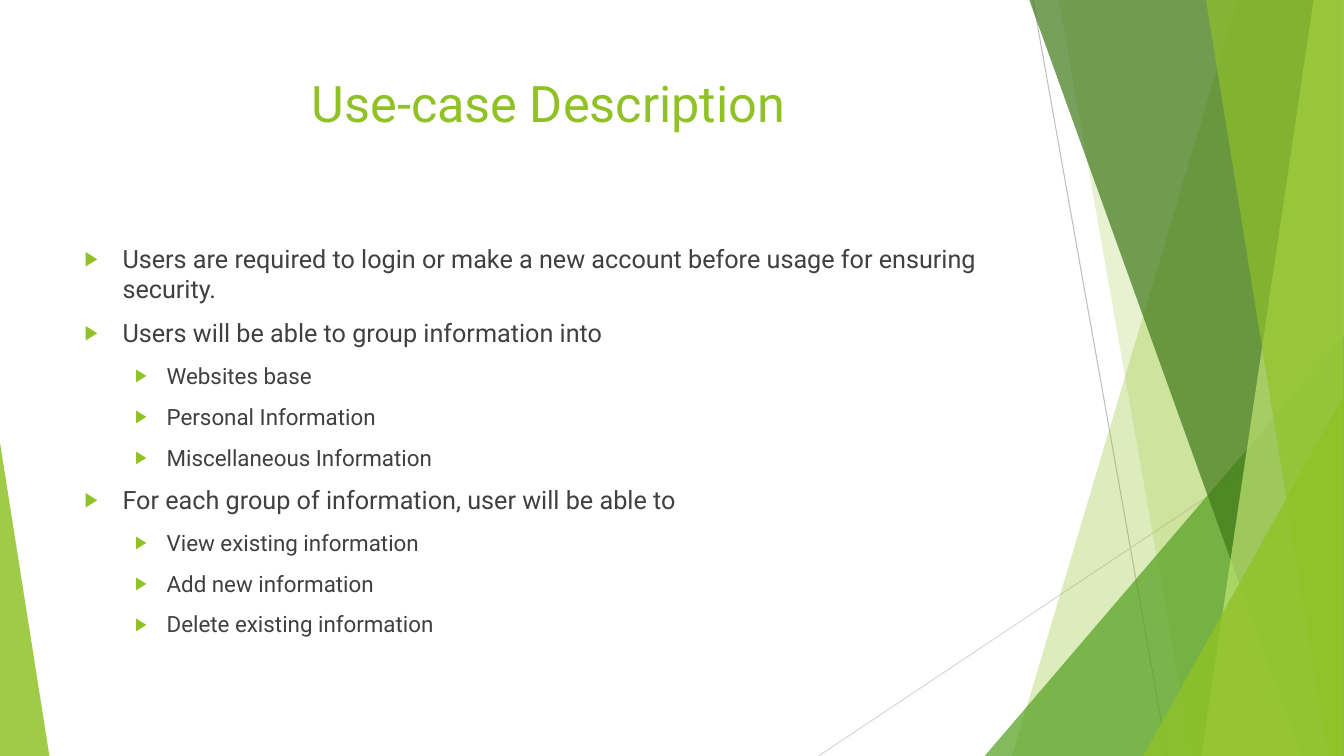
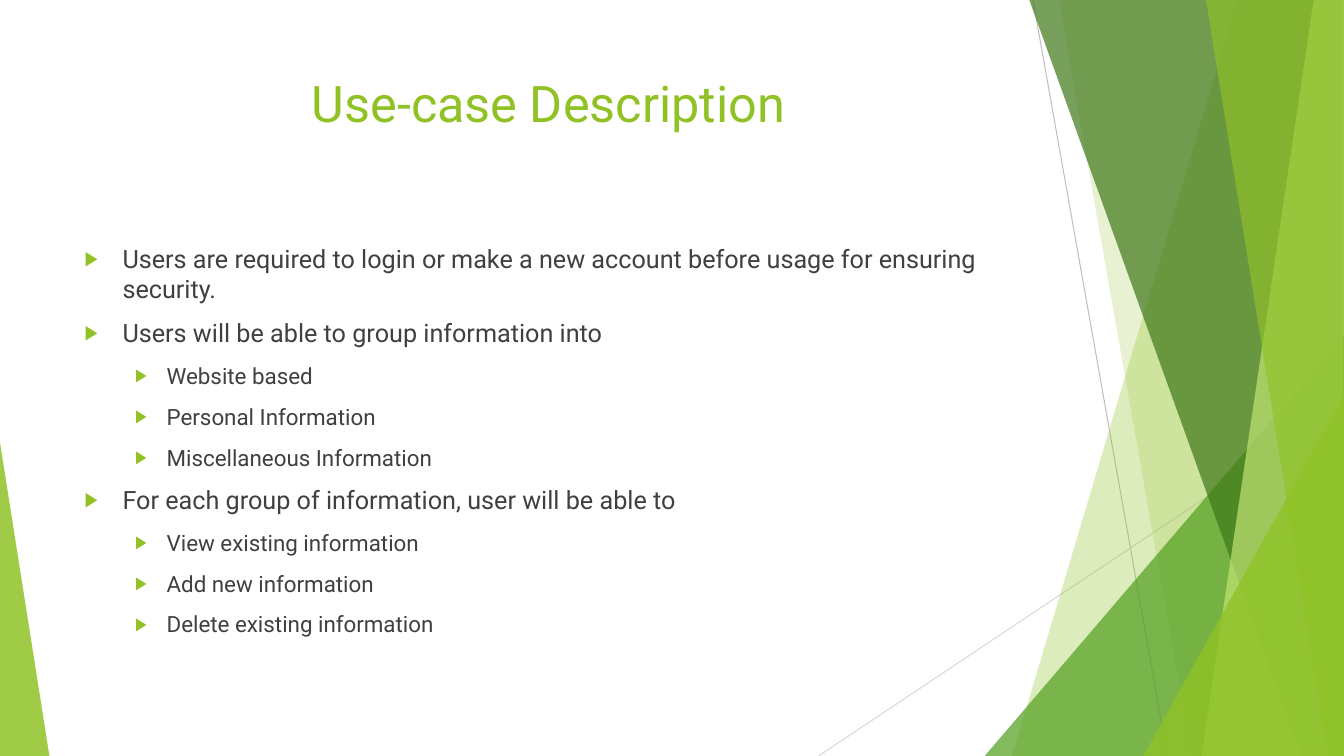
Before and after one commit to Anghagaed/Database-Project, a slide deck: slide 3 of Password Manager PPPT.pptx. Drawn at 1344x756 pixels with LibreOffice and Linux fonts; fonts in the diff are those of the drawing. Boxes give left, top, right and bottom in pixels: in the first picture for what was removed or moved away, otherwise in the second. Text is boxed around its words. In the diff, an @@ line names an element or a change of style, - is before the commit and + after.

```diff
--- a/Password Manager PPPT.pptx
+++ b/Password Manager PPPT.pptx
@@ text at (167, 367, 313, 384): text changed @@
-  ▶ Websites base
+  ▶ Website based
```
Also in this commit, not shown: 4 other slides changed, 1 slide added, 1 slide removed, 5 other files.
